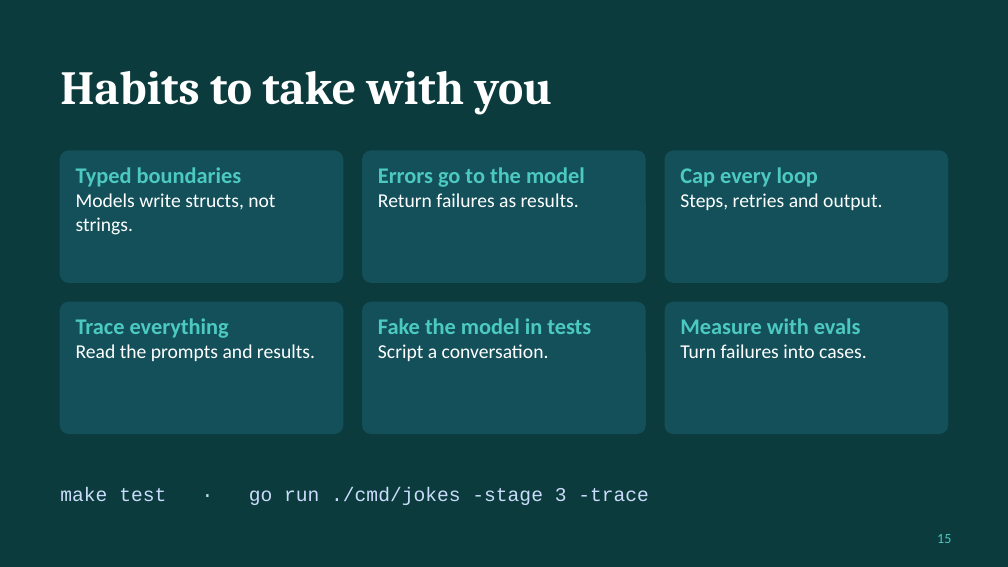
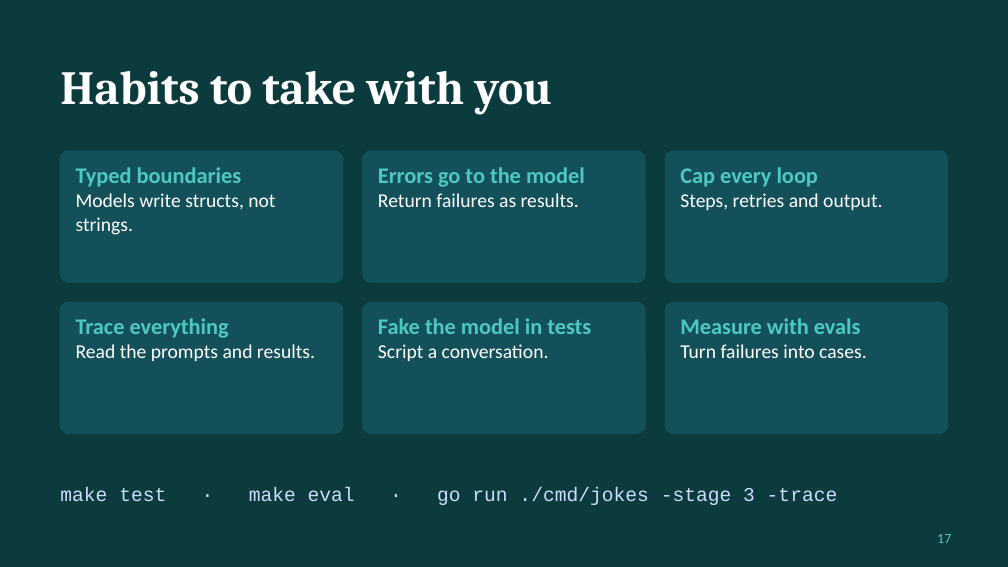
Before and after one commit to AriT93/agent-lab, a slide deck: slide 17 of docs/agent-lab-guide.pptx (slide 15 before the commit). Drawn at 1008x567 pixels with LibreOffice and Linux fonts; fonts in the diff are those of the drawing. Boxes give left, top, right and bottom in pixels: in the first picture for what was removed or moved away, otherwise in the second. Text is boxed around its words. In the diff, an @@ line names an element or a change of style, - is before the commit and + after.

```diff
--- a/docs/agent-lab-guide.pptx
+++ b/docs/agent-lab-guide.pptx
@@ text at bbox=[60, 487, 838, 505]: text changed @@
-make test · go run ./cmd/jokes -stage 3 -trace
+make test · make eval · go run ./cmd/jokes -stage 3 -trace
@@ page number at bbox=[937, 534, 951, 543]: text changed @@
-15
+17
```
Also in this commit, not shown: 4 other slides changed, 2 slides added, 28 other files.
